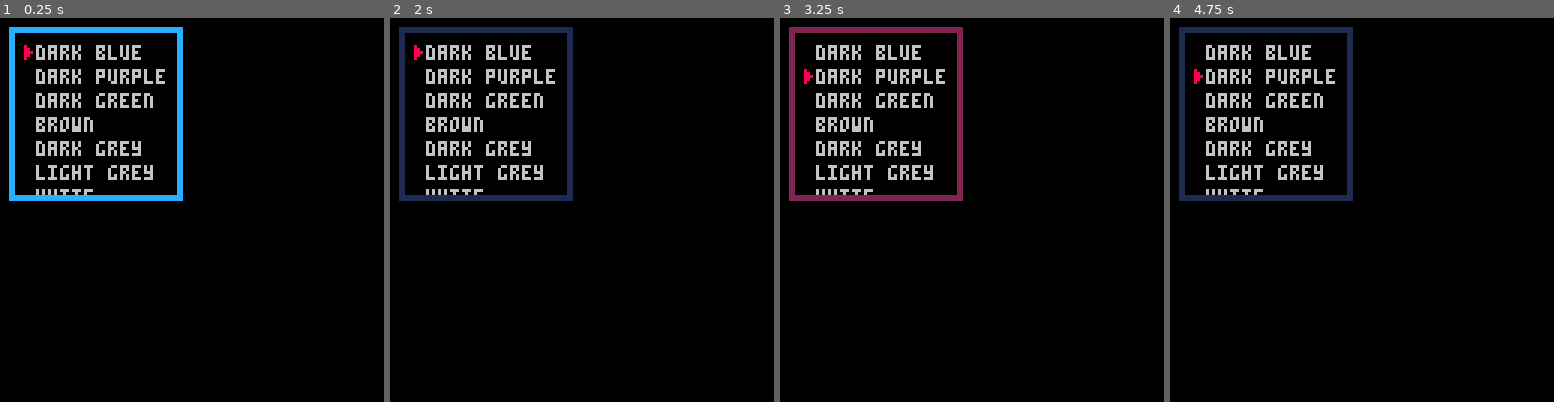
Above: before the commit, frames 1-4 (left to right).
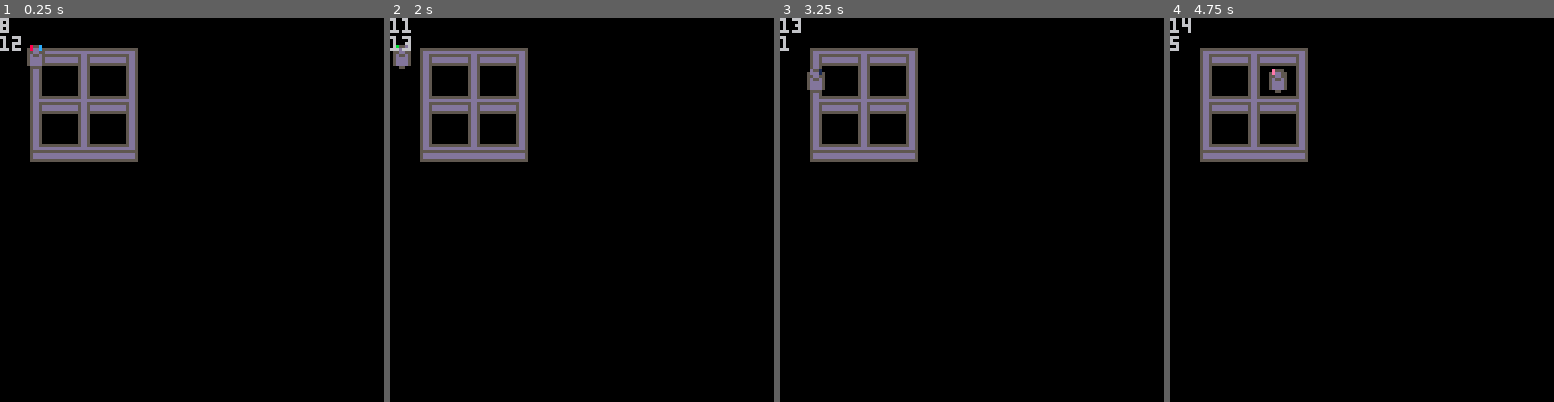
Above: after the commit, the same moments.

Repository: nfearnley/girltower
Game: PICO-8 cartridge girltower.p8
The game is run twice, just before and just after one commit, with the same random seed, the same clock (stepped at 60 frames per second) and the same inputs.
Inputs:
- Up to frame 1 (0.25 s): no input
- Up to frame 2 (2 s): tap O (Z key) at 0.33, 0.7, 1.43 s; tap X (X key) at 1.07 s; hold Left from 1.97 s (still down)
- Up to frame 3 (3.25 s): tap X (X key) every 0.33 s from 2.07 to 3.07 s; tap O (Z key) at 2.22, 3.1 s; release Left at 2.37 s; hold Down 2.42-2.82 s; hold Right from 2.87 s (still down)
- Up to frame 4 (4.75 s): tap X (X key) every 0.33 s from 3.4 to 4.73 s; release Right at 3.53 s; hold Up 3.58-4.08 s; tap O (Z key) at 3.98 s; hold Right 4.13-4.53 s; hold Down from 4.58 s (still down)

The runs differ from the first frame. In frame 1, 10% of the frame differs, in the area x 0-48%, y 0-48%; in frame 2, 10%; in frame 3, 10%; in frame 4, 10%.

Commit message:
Added castle graphics

Diff:
--- a/girltower.p8
+++ b/girltower.p8
@@ -5,50 +5,29 @@
 -- by natalie fearnley
 
 function _init()
-  col=12
-  menu=0
-  offset=0
-  options={
-    {name="dark blue", color=1},
-    {name="dark purple", color=2},
-    {name="dark green", color=3},
-    {name="brown", color=4},
-    {name="dark grey", color=5},
-    {name="light grey", color=6},
-    {name="white", color=7},
-    {name="red", color=8},
-    {name="orange", color=9},
-    {name="yellow", color=10},
-    {name="green", color=11},
-    {name="blue", color=12},
-    {name="lavender", color=13},
-    {name="pink", color=14},
-    {name="light peach", color=15}
-  }
+  x=8
+  y=9
+  p_one=8
+  p_two=12
   music(0)
 end
 
 function _update()
-  if btnp(⬆️) and menu > 0 then
-    menu-=1
-    sfx(0)
-  elseif btnp(⬇️) and menu < count(options)-1 then
-   	menu+=1
-   	sfx(0)
+  if btnp(⬅️) and x > 0 then
+    x-=8
+  elseif btnp(➡️) and x < 128 then
+   	x+=8
   end
-
+  if btnp(⬆️) and y > 0 then
+    y-=8
+  elseif btnp(⬇️) and y < 128 then
+   	y+=8
+  end
+  if btnp(🅾️) then
+    p_one=(p_one+1)%16
+  end
   if btnp(❎) then
-    newcol=options[menu+1].color
-    if newcol~=col then
-      col=newcol
-      sfx(1)
-    end
-  end
-
-  if menu<offset then
-    offset=menu
-  elseif menu>offset+5 then
-    offset=menu-5
+    p_two=(p_two+1)%16
   end
 end
 
@@ -56,11 +35,12 @@
   cls()
   map(0,0,0,0,8,8)
   pal(12,col)
-  spr(7,8,9+8*(menu-offset))
-  clip(5,5,54,54)
-  for i,o in pairs(options) do
-   print(o.name, 12, 1+(i-offset)*8)
-  end
+  pal(8,p_one)
+  pal(12,p_two)
+  spr(3,x,y)
+  pal()
+  print(p_one)
+  print(p_two)
 end
 
 
@@ -72,15 +52,6 @@
 
 
 
-__map__
-0502020202020204000000000000000000000000000000000000000000000000000000000000000000000000000000000000000000000000000000000000000000000000000000000000000000000000000000000000000000000000000000000000000000000000000000000000000000000000000000000000000000000000
-0100000000000001000000000000000000000000000000000000000000000000000000000000000000000000000000000000000000000000000000000000000000000000000000000000000000000000000000000000000000000000000000000000000000000000000000000000000000000000000000000000000000000000
-0100000000000001000000000000000000000000000000000000000000000000000000000000000000000000000000000000000000000000000000000000000000000000000000000000000000000000000000000000000000000000000000000000000000000000000000000000000000000000000000000000000000000000
-0100000000000001000000000000000000000000000000000000000000000000000000000000000000000000000000000000000000000000000000000000000000000000000000000000000000000000000000000000000000000000000000000000000000000000000000000000000000000000000000000000000000000000
-0100000000000001000000000000000000000000000000000000000000000000000000000000000000000000000000000000000000000000000000000000000000000000000000000000000000000000000000000000000000000000000000000000000000000000000000000000000000000000000000000000000000000000
-0100000000000001000000000000000000000000000000000000000000000000000000000000000000000000000000000000000000000000000000000000000000000000000000000000000000000000000000000000000000000000000000000000000000000000000000000000000000000000000000000000000000000000
-0100000000000001000000000000000000000000000000000000000000000000000000000000000000000000000000000000000000000000000000000000000000000000000000000000000000000000000000000000000000000000000000000000000000000000000000000000000000000000000000000000000000000000
-0602020202020203000000000000000000000000000000000000000000000000000000000000000000000000000000000000000000000000000000000000000000000000000000000000000000000000000000000000000000000000000000000000000000000000000000000000000000000000000000000000000000000000
 
 
 
@@ -92,3 +63,34 @@
 
 
 
+…(13 lines of a section not shown)…
+__map__
+0000000000000004000000000000000000000000000000000000000000000000000000000000000000000000000000000000000000000000000000000000000000000000000000000000000000000000000000000000000000000000000000000000000000000000000000000000000000000000000000000000000000000000
+0010021102120000000000000000000000000000000000000000000000000000000000000000000000000000000000000000000000000000000000000000000000000000000000000000000000000000000000000000000000000000000000000000000000000000000000000000000000000000000000000000000000000000
+0001000100010000000000000000000000000000000000000000000000000000000000000000000000000000000000000000000000000000000000000000000000000000000000000000000000000000000000000000000000000000000000000000000000000000000000000000000000000000000000000000000000000000
+0020022102220000000000000000000000000000000000000000000000000000000000000000000000000000000000000000000000000000000000000000000000000000000000000000000000000000000000000000000000000000000000000000000000000000000000000000000000000000000000000000000000000000
+0001000100010000000000000000000000000000000000000000000000000000000000000000000000000000000000000000000000000000000000000000000000000000000000000000000000000000000000000000000000000000000000000000000000000000000000000000000000000000000000000000000000000000
+0030023102320000000000000000000000000000000000000000000000000000000000000000000000000000000000000000000000000000000000000000000000000000000000000000000000000000000000000000000000000000000000000000000000000000000000000000000000000000000000000000000000000000
+…(11 lines of a section not shown)…
Not shown, changed: 32 lines of the sprite sheet (__gfx__) section of girltower.p8
